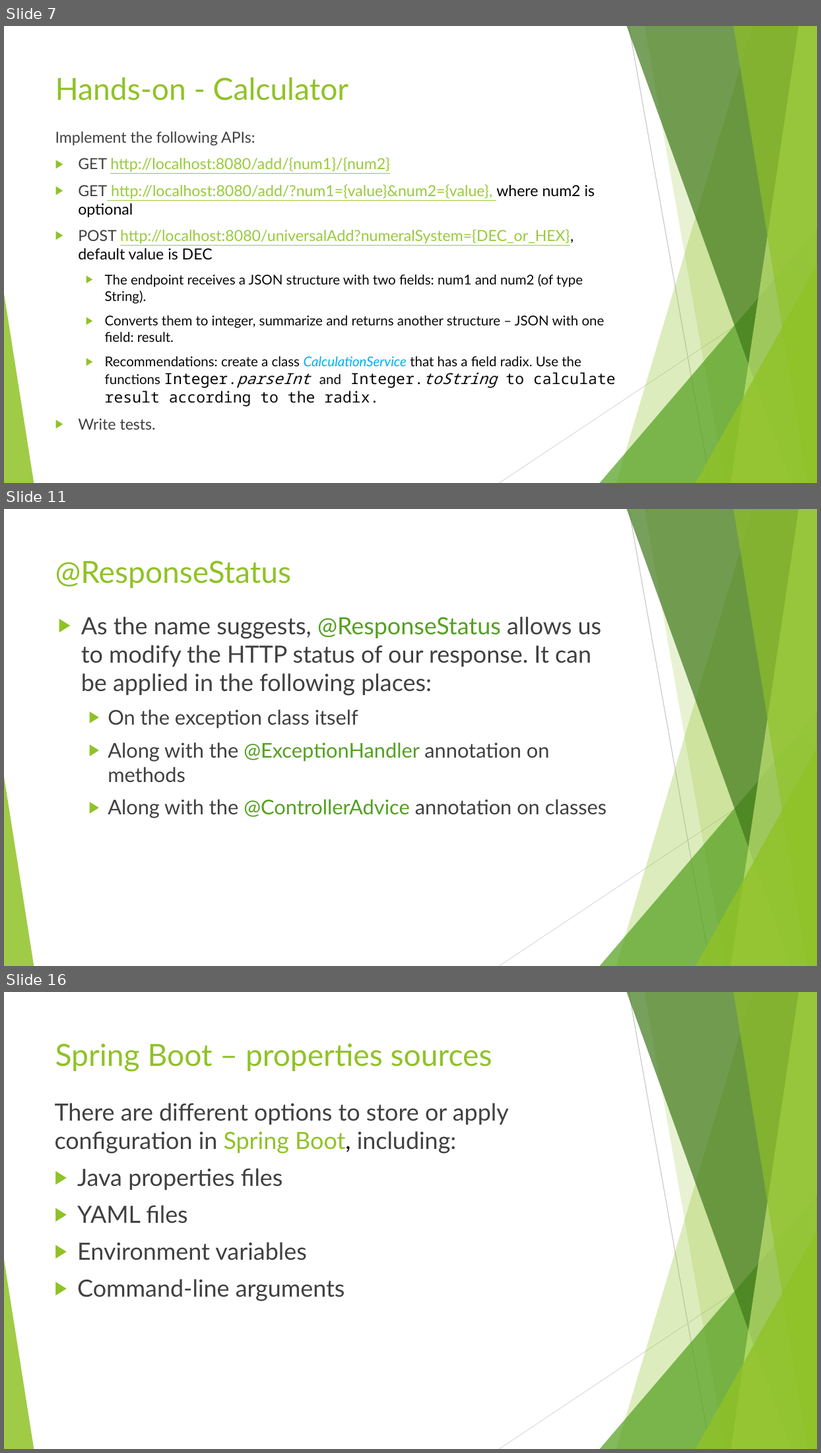
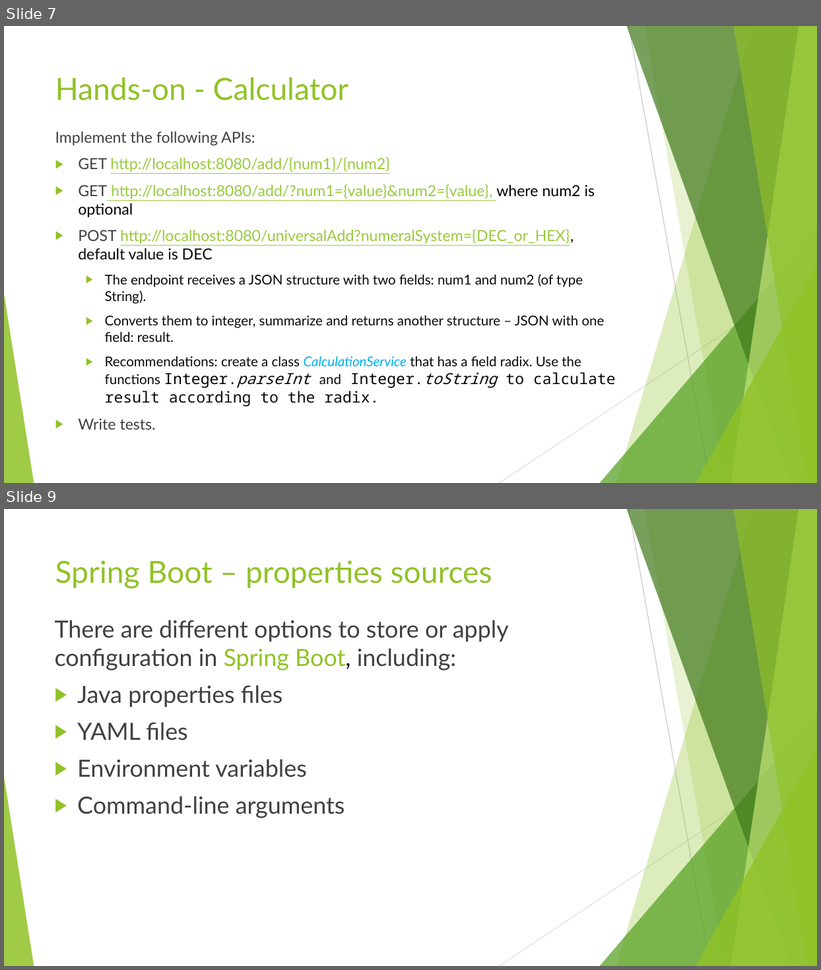
Before and after one commit to idanshal/sb-todo-app-tdp, a slide deck: course_data/presentations/practical_spring_boot_for_tdp_02.pptx. Shown one above the other, each under a label of ours: slides 7, 11 and 16 before the commit, slides 7 and 9 after it; the slides between them are not shown. The pictures are 821x1453 and 821x970 pixels, drawn with LibreOffice and Linux fonts; fonts in the diff are those of the drawing. Boxes give left, top, right and bottom in pixels: in the first picture for what was removed or moved away, otherwise in the second. Text is boxed around its words. In the diff, an @@ line names an element or a change of style, - is before the commit and + after.

```diff
--- a/course_data/presentations/practical_spring_boot_for_tdp_02.pptx
+++ b/course_data/presentations/practical_spring_boot_for_tdp_02.pptx
@@ slide 11 removed at [4,509,817,966], background #FFFFFF; not listed: 10 template elements that a slide beside it also shows @@
@@ title removed at [55,560,291,588] @@
-@ResponseStatus
@@ text removed at [81,617,607,819] @@
-▶ As the name suggests, @ResponseStatus allows us to modify the HTTP status of our response. It can be applied in the following places:
-  ▶ On the exception class itself
-  ▶ Along with the @ExceptionHandler annotation on methods
-  ▶ Along with the @ControllerAdvice annotation on classes
@@ what was slide 16 is now slide 9 @@
```
Also in this commit, not shown: 6 slides changed, 6 other slides removed, 1 other file.
